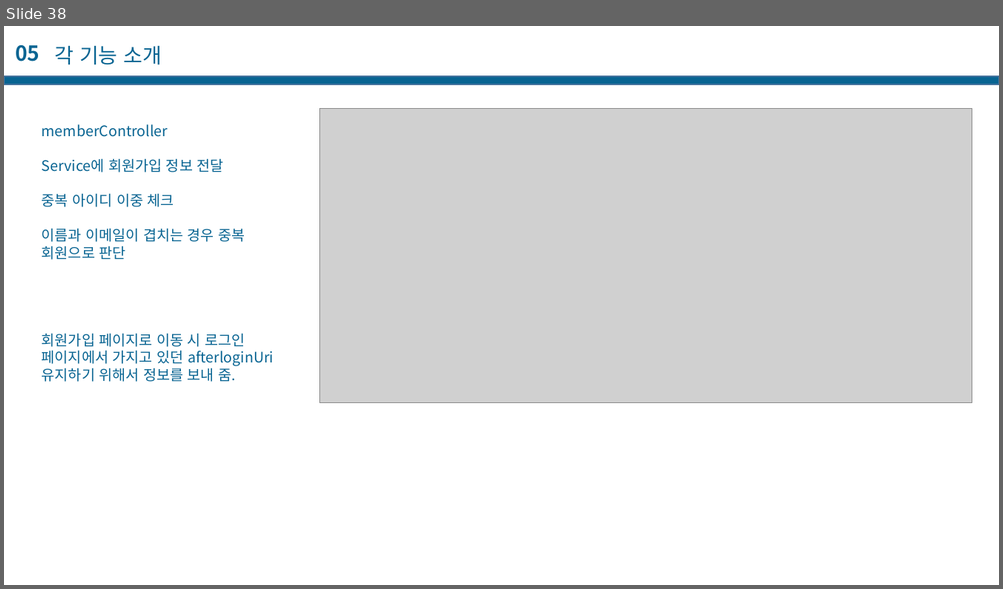
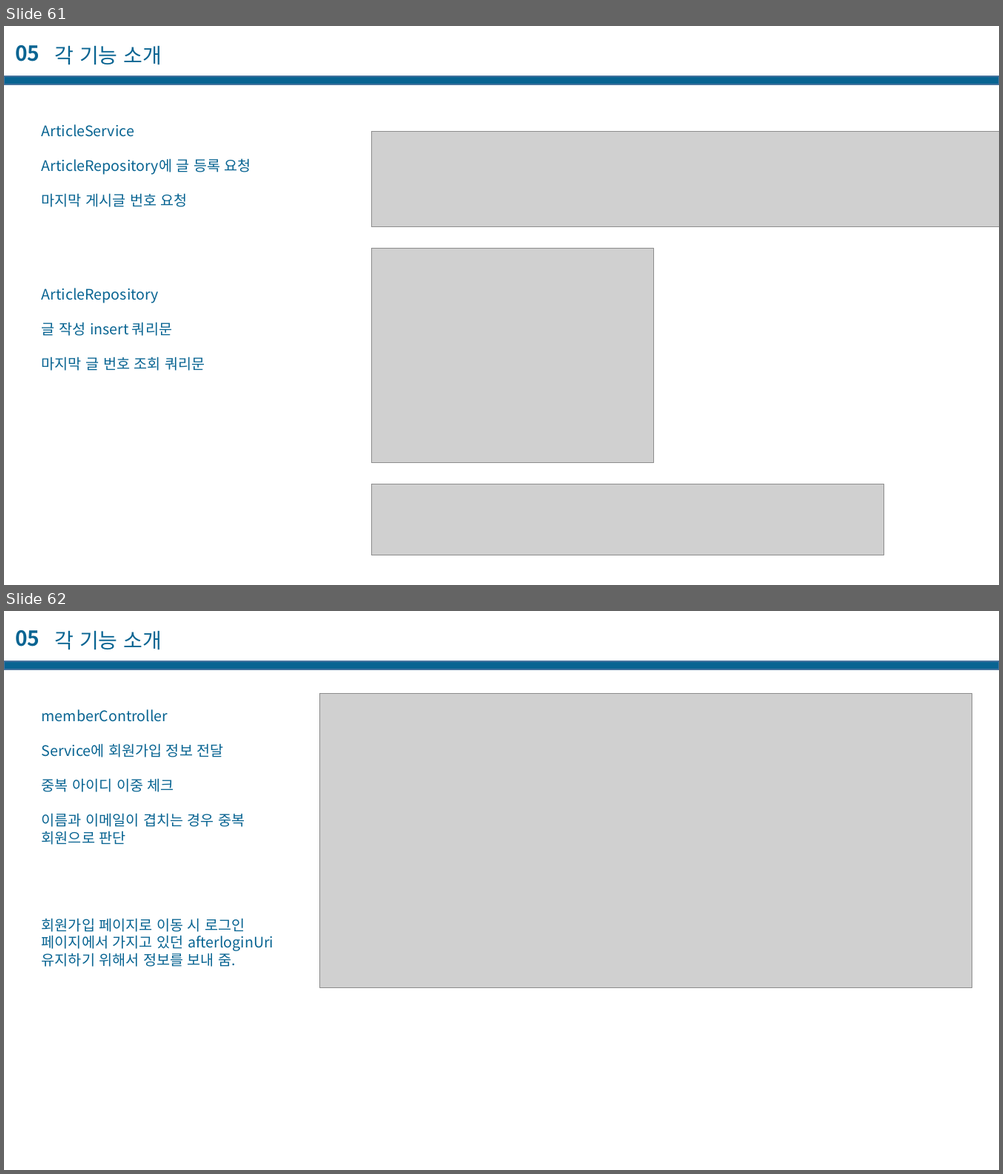
Before and after one commit to casatoo/EducationManager, a slide deck: 프로젝트 기술서.pptx. Shown one above the other, each under a label of ours: slide 38 before the commit, slides 61 and 62 after it. The pictures are 1003x589 and 1003x1174 pixels, drawn with LibreOffice and Linux fonts; fonts in the diff are those of the drawing; grey boxes stand for pictures. Boxes give left, top, right and bottom in pixels: in the first picture for what was removed or moved away, otherwise in the second. Text is boxed around its words. In the diff, an @@ line names an element or a change of style, - is before the commit and + after.

```diff
--- a/프로젝트 기술서.pptx
+++ b/프로젝트 기술서.pptx
@@ slide 61 added at [4,26,999,585], background #FFFFFF @@
@@ text added at [15,45,40,62], 20 pt, text #086492, bold @@
+05
@@ text added at [54,45,162,65], 20 pt, text #086492 @@
+각 기능 소개
@@ rectangle added at [4,77,999,85], fill #086492, outline #43739E 1 pt @@
@@ text added at [42,124,251,207], 14 pt, text #086492 @@
+ArticleService
+ArticleRepository에 글 등록 요청
+마지막 게시글 번호 요청
@@ picture added at [371,132,999,227] @@
@@ picture added at [371,248,653,463] @@
@@ text added at [42,288,205,371], 14 pt, text #086492 @@
+ArticleRepository
+글 작성 insert 쿼리문
+마지막 글 번호 조회 쿼리문
@@ picture added at [371,485,883,557] @@
@@ what was slide 38 is now slide 62 @@
```
Also in this commit, not shown: 5 slides changed, 22 other slides added, 2 slides removed, 8 other files.
